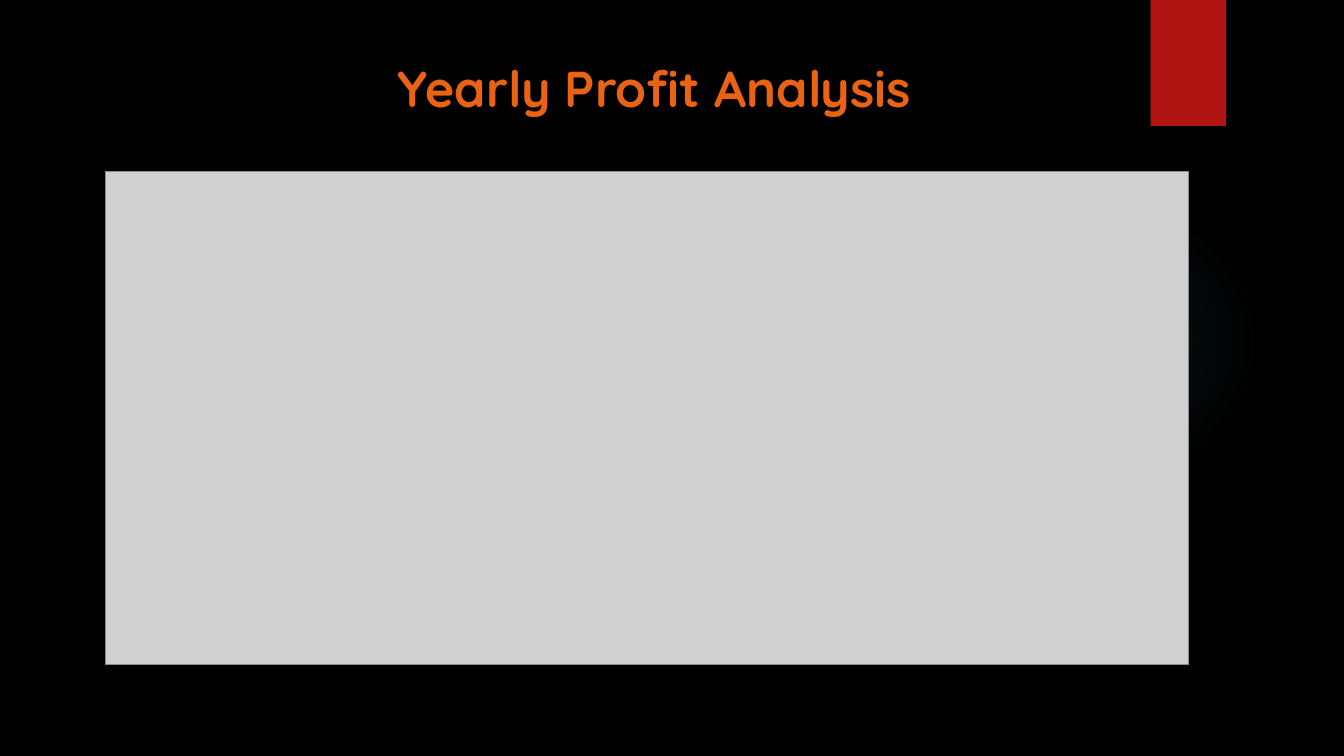
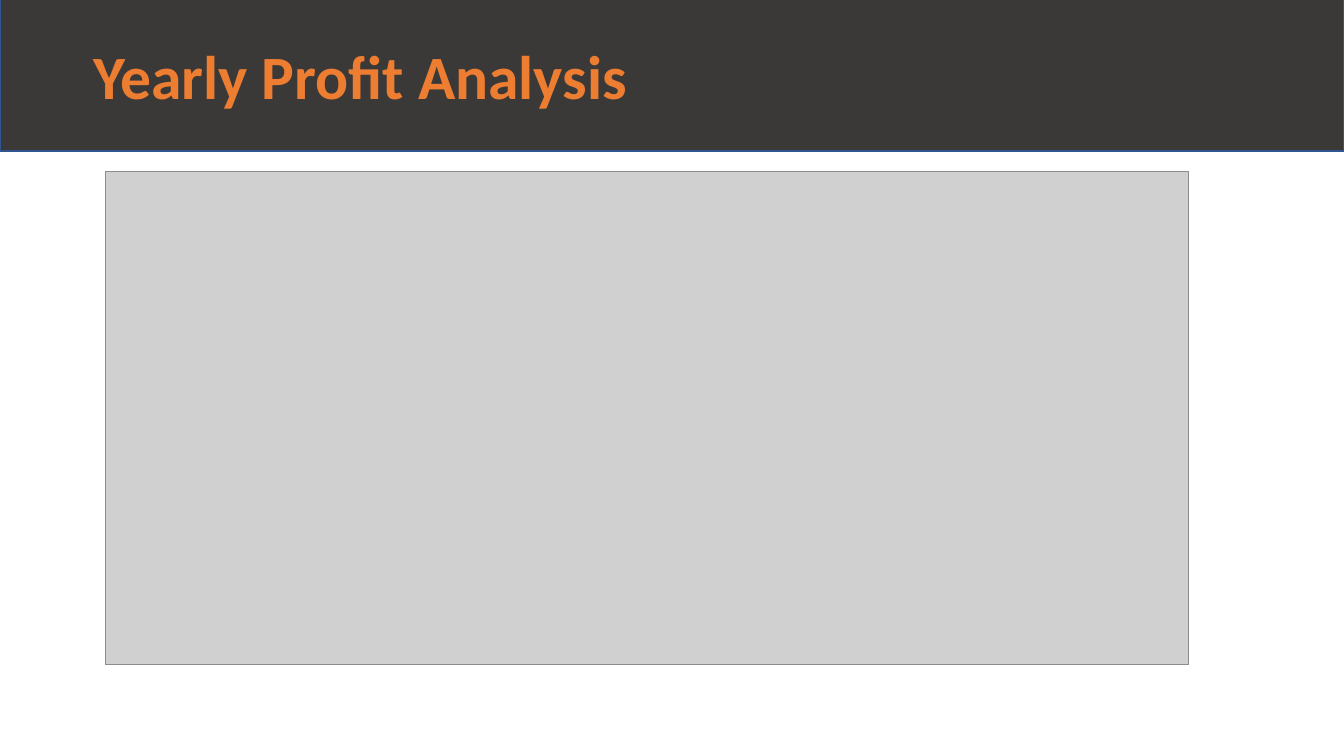
Before and after one commit to m-odeh/G2M-Data-Glacier-Internship-, a slide deck: slide 6 of G2M_Case_Study_ Final .pptx. Drawn at 1344x756 pixels with LibreOffice and Linux fonts; fonts in the diff are those of the drawing; grey boxes stand for pictures; background and template pictures are left out. Boxes give left, top, right and bottom in pixels: in the first picture for what was removed or moved away, otherwise in the second. Text is boxed around its words. In the diff, an @@ line names an element or a change of style, - is before the commit and + after.

```diff
--- a/G2M_Case_Study_ Final .pptx
+++ b/G2M_Case_Study_ Final .pptx
@@ background picture (left out) to #FFFFFF @@
@@ rectangle "Yearly Profit Analysis": place and size @@
-rectangle "Yearly Profit Analysis" at [398,69,910,117]
+rectangle "Yearly Profit Analysis" at [0,0,1344,151]
@@ rectangle "Yearly Profit Analysis" at [0,0,1344,151]: size 36 to 44 pt, font Quicksand to Calibri, text colour #EA6312 to #ED7D31; alignment centre to left; vertical alignment top to middle; fill none to #3B3838; outline none to #325491 1 pt @@
@@ rectangle removed at [1150,0,1226,126] @@
@@ ellipse removed at [949,185,1259,495] @@
```
Also in this commit, not shown: 11 other slides changed.
